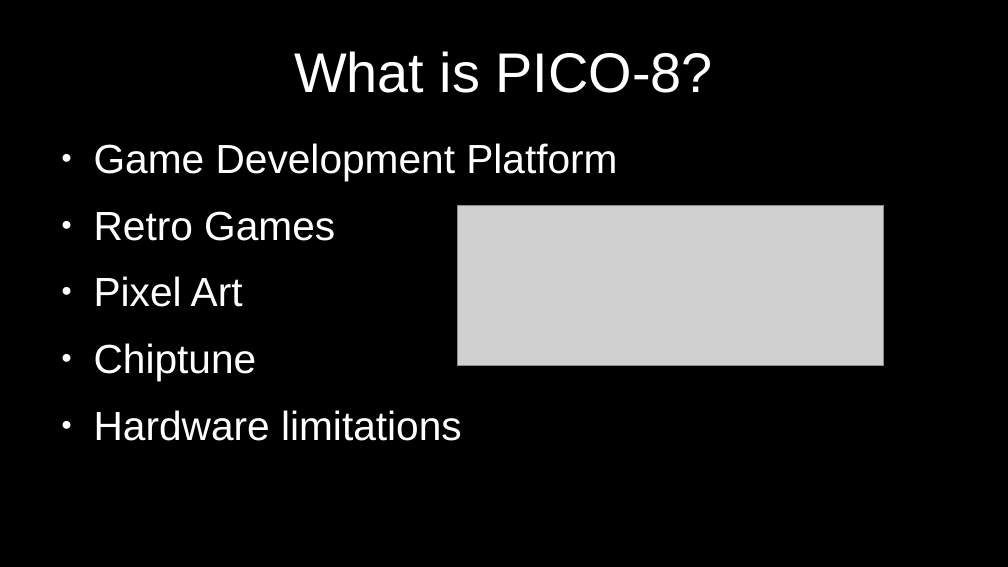
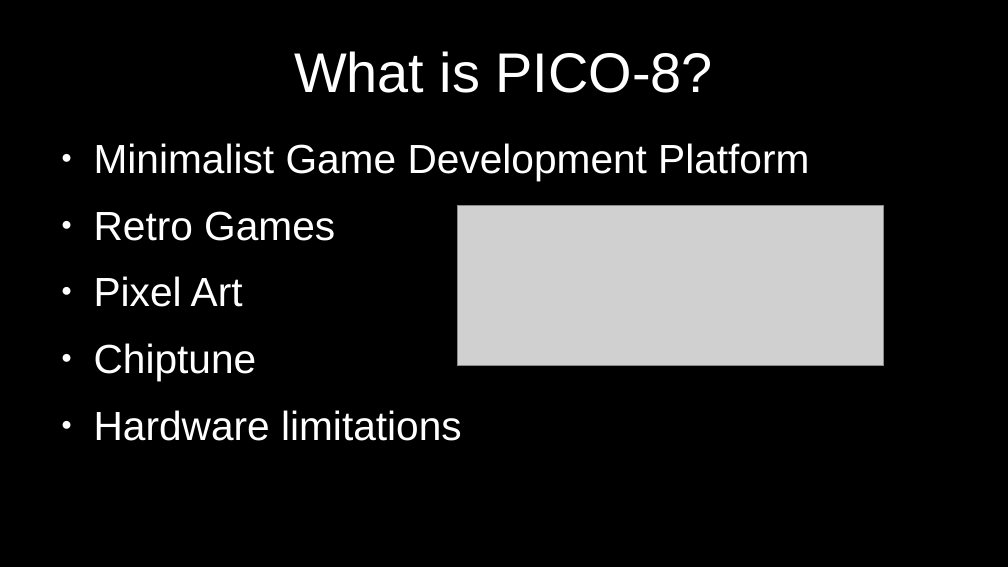
Before and after one commit to MiniMechMedia/pico8-games, a slide deck: slide 11 of carts/graphics-with-pico8/presentation/Graphics-With-PICO-8.odp (slide 2 before the commit). Drawn at 1008x567 pixels with LibreOffice and Linux fonts; fonts in the diff are those of the drawing; grey boxes stand for pictures. Boxes give left, top, right and bottom in pixels: in the first picture for what was removed or moved away, otherwise in the second. Text is boxed around its words. In the diff, an @@ line names an element or a change of style, - is before the commit and + after.

Commit message:
save presentation

```diff
--- a/carts/graphics-with-pico8/presentation/Graphics-With-PICO-8.odp
+++ b/carts/graphics-with-pico8/presentation/Graphics-With-PICO-8.odp
@@ text at <box>94,143,809,181</box>: text changed @@
-● Game Development Platform
+● Minimalist Game Development Platform
```
Also in this commit, not shown: 1 other slide changed, 8 slides added, 4 slides removed.
